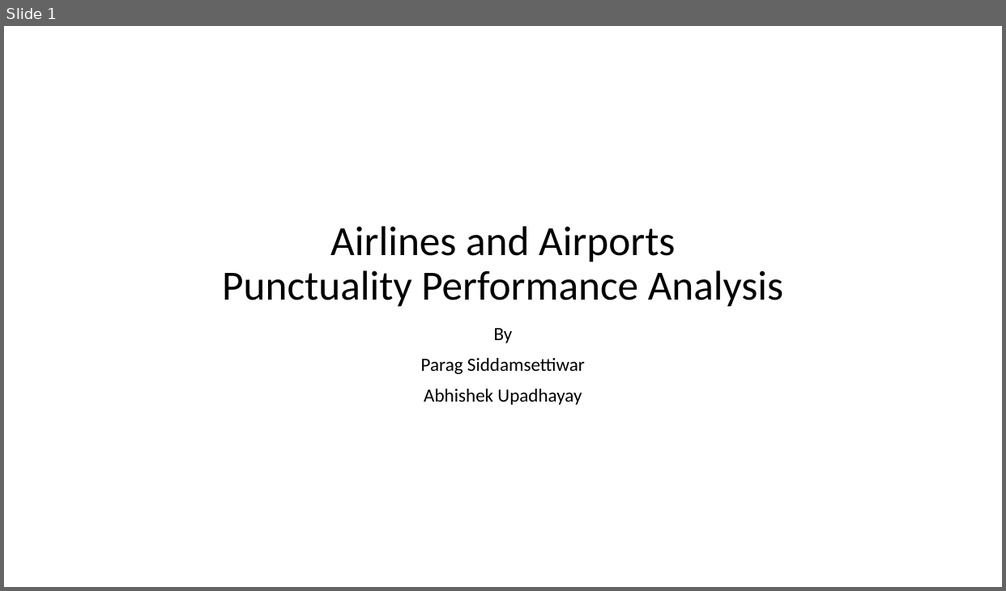
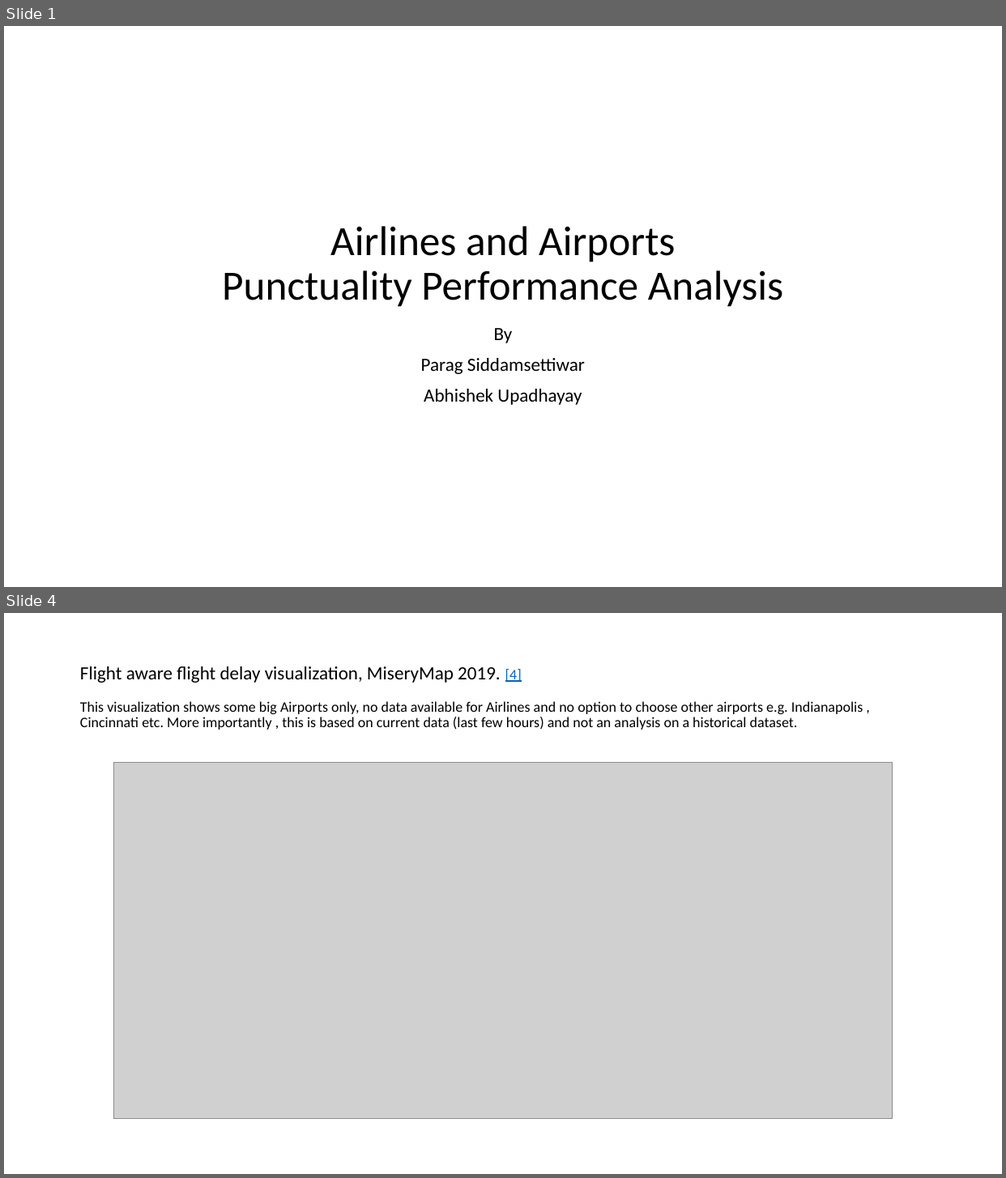
Before and after one commit to psiddam/awsSummer19Project, a slide deck: branch1/ProjectPresentation.pptx. Shown one above the other, each under a label of ours: slide 1 before the commit, slides 1 and 4 after it; the slides between them are not shown. The pictures are 1006x591 and 1006x1178 pixels, drawn with LibreOffice and Linux fonts; fonts in the diff are those of the drawing; grey boxes stand for pictures. Boxes give left, top, right and bottom in pixels: in the first picture for what was removed or moved away, otherwise in the second. Text is boxed around its words. In the diff, an @@ line names an element or a change of style, - is before the commit and + after.

```diff
--- a/branch1/ProjectPresentation.pptx
+++ b/branch1/ProjectPresentation.pptx
@@ slide 4 added at [4, 613, 1002, 1174], background #FFFFFF @@
@@ title added at [80, 666, 863, 730], 14 pt, text #000000 @@
+Flight aware flight delay visualization, MiseryMap 2019. [4]
+This visualization shows some big Airports only, no data available for Airlines and no option to choose other airports e.g. Indianapolis , Cincinnati etc. More importantly , this is based on current data (last few hours) and not an analysis on a historical dataset.
@@ picture added at [114, 763, 892, 1119] @@
```
Also in this commit, not shown: 4 slides changed, 1 other slide added, 1 other file.
